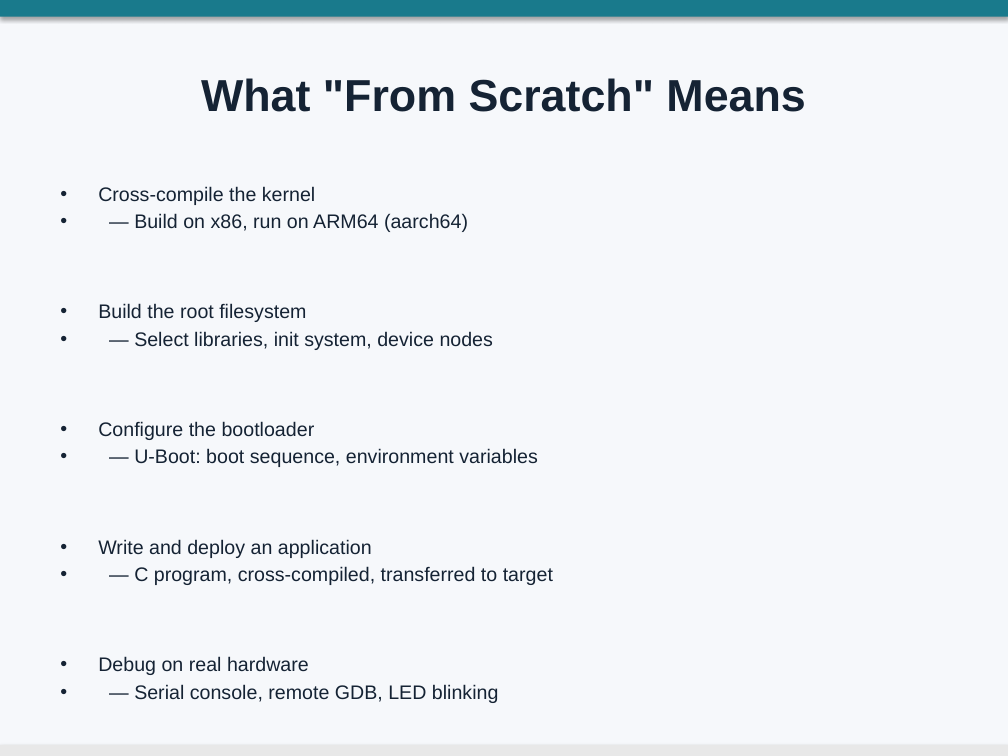
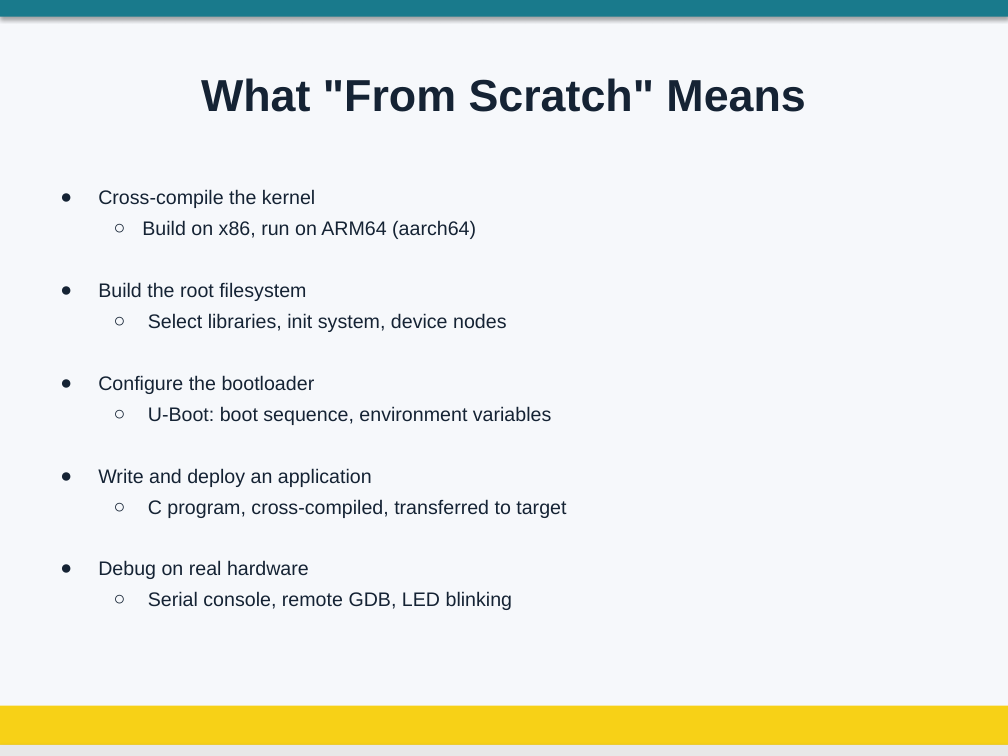
Before and after one commit to aircable/EmbeddedLinuxCourse, a slide deck: slide 4 of slides/01_Course.pptx (slide 3 before the commit). Drawn at 1008x756 pixels with LibreOffice and Linux fonts; fonts in the diff are those of the drawing; background and template pictures are left out. Boxes give left, top, right and bottom in pixels: in the first picture for what was removed or moved away, otherwise in the second. Text is boxed around its words. In the diff, an @@ line names an element or a change of style, - is before the commit and + after.

```diff
--- a/slides/01_Course.pptx
+++ b/slides/01_Course.pptx
@@ text at (98, 189, 372, 579): bullet • to ●; line spacing 1 to 1.15; less space between paragraphs @@
@@ text at (142, 220, 476, 239): text changed @@
-• — Build on x86, run on ARM64 (aarch64)
+  ○ Build on x86, run on ARM64 (aarch64)
@@ text at (134, 331, 493, 350): text changed @@
-• — Select libraries, init system, device nodes
+  ○ Select libraries, init system, device nodes
@@ text at (148, 406, 551, 425): text changed @@
-• — U-Boot: boot sequence, environment variables
+  ○ U-Boot: boot sequence, environment variables
@@ text at (148, 499, 566, 518): text changed @@
-• — C program, cross-compiled, transferred to target
+  ○ C program, cross-compiled, transferred to target
@@ text at (148, 591, 513, 610): text changed @@
-• — Serial console, remote GDB, LED blinking
+  ○ Serial console, remote GDB, LED blinking
@@ rectangle added at (0, 706, 1008, 756), fill #F7D117 @@
```
Also in this commit, not shown: 21 other slides changed, 1 slide added, 2 other files.
